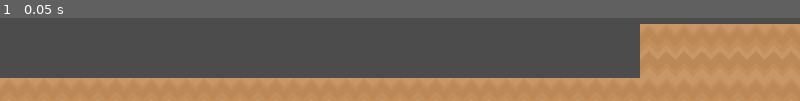
Above: before the commit, frame 1.
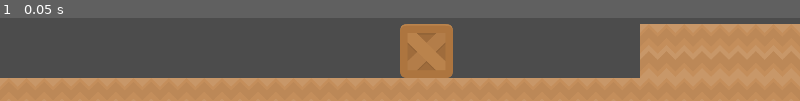
Above: after the commit, the same moment.

Repository: DuCheAnh/P2PPuzzle
Game: Godot game, scene res://Game.tscn
Same seed, same stepped clock (60 frames per second), same inputs: the game is played once before the commit and once after it. This scene is started directly instead of the project's main scene.
Inputs:
- Up to frame 1 (0.05 s): no input

The runs differ from the first frame. In frame 1, 4.3% of the frame differs, in the area x 50-57%, y 7-73%.
Error in both runs: Invalid get index '3' (on base: 'Array'). (res://Network/Network.gd:15)

Commit message:
added: rigid crate (1 issue: position is not efficiently send over network, causing lag)

Diff:
--- a/MultiplayerPuzzle/Game.tscn
+++ b/MultiplayerPuzzle/Game.tscn
@@ -1,10 +1,11 @@
-[gd_scene load_steps=8 format=2]
+[gd_scene load_steps=9 format=2]
 
 [ext_resource path="res://Asset/spritesheet_ground.png" type="Texture" id=1]
 [ext_resource path="res://TestBlock.tscn" type="PackedScene" id=2]
 [ext_resource path="res://Game.gd" type="Script" id=3]
 [ext_resource path="res://UI.gd" type="Script" id=4]
 [ext_resource path="res://Spike.tscn" type="PackedScene" id=5]
+[ext_resource path="res://RigidCrate.tscn" type="PackedScene" id=6]
 
 [sub_resource type="ConvexPolygonShape2D" id=1]
 points = PoolVector2Array( 0, 0, 128, 0, 128, 128, 0, 128 )
@@ -54,3 +55,6 @@
 
 [node name="Spike" parent="." instance=ExtResource( 5 )]
 position = Vector2( 2128, 960 )
+
+[node name="RigidCrate" parent="." instance=ExtResource( 6 )]
+position = Vector2( 1024, 960 )
--- a/MultiplayerPuzzle/Player.gd
+++ b/MultiplayerPuzzle/Player.gd
@@ -24,7 +24,7 @@
 var was_on_floor = false
 var username setget username_set
 var username_text_instance = null
-
+var pushing_force = 10
 # PRIVATES
 func _ready() -> void:
 	get_tree().connect("network_peer_connected",self,"_network_peer_connected")
@@ -42,7 +42,11 @@
 			_normalize_animation_scale(delta)
 			was_on_floor=is_on_floor()
 			velocity.y += gravity * delta
-			velocity = move_and_slide(velocity, Vector2.UP)
+			velocity = move_and_slide(velocity, Vector2.UP, false, 4, PI/4, false)
+			for index in get_slide_count():
+				var collision = get_slide_collision(index)
+				if collision.collider.is_in_group("Pushable"):
+					collision.collider.apply_central_impulse(-collision.normal * pushing_force)
 		else:
 			if not tween.is_active():
 				move_and_slide(puppet_velocity)
@@ -118,8 +122,9 @@
 
 func puppet_hp_set(new_value) -> void:
 	puppet_hp = new_value
-	if not is_network_master():
-		hp = puppet_hp
+	if get_tree().has_network_peer():
+		if not is_network_master():
+			hp = puppet_hp
 
 func puppet_position_set(new_value) -> void:
 	puppet_position=new_value
--- /dev/null
+++ b/MultiplayerPuzzle/RigidCrate.gd
@@ -0,0 +1,13 @@
+extends RigidBody2D
+
+puppet var puppet_position setget puppet_position_set
+
+func _process(delta):
+	if is_network_master():
+		rset("puppet_position", global_position)
+
+
+func puppet_position_set(new_value) -> void:
+	puppet_position = new_value
+	if not is_network_master():
+		global_position = puppet_position
--- /dev/null
+++ b/MultiplayerPuzzle/RigidCrate.tscn
@@ -0,0 +1,17 @@
+[gd_scene load_steps=4 format=2]
+
+[ext_resource path="res://Asset/boxCrate_double.png" type="Texture" id=1]
+[ext_resource path="res://RigidCrate.gd" type="Script" id=2]
+
+[sub_resource type="RectangleShape2D" id=1]
+extents = Vector2( 64, 64 )
+
+[node name="RigidCrate" type="RigidBody2D" groups=["Pushable"]]
+gravity_scale = 5.0
+script = ExtResource( 2 )
+
+[node name="Sprite" type="Sprite" parent="."]
+texture = ExtResource( 1 )
+
+[node name="CollisionShape2D" type="CollisionShape2D" parent="."]
+shape = SubResource( 1 )
--- a/MultiplayerPuzzle/project.godot
+++ b/MultiplayerPuzzle/project.godot
@@ -24,8 +24,8 @@
 
 window/size/width=1920
 window/size/height=1080
-window/size/test_width=1280
-window/size/test_height=720
+window/size/test_width=853
+window/size/test_height=480
 window/stretch/mode="2d"
 window/stretch/aspect="keep"
 
